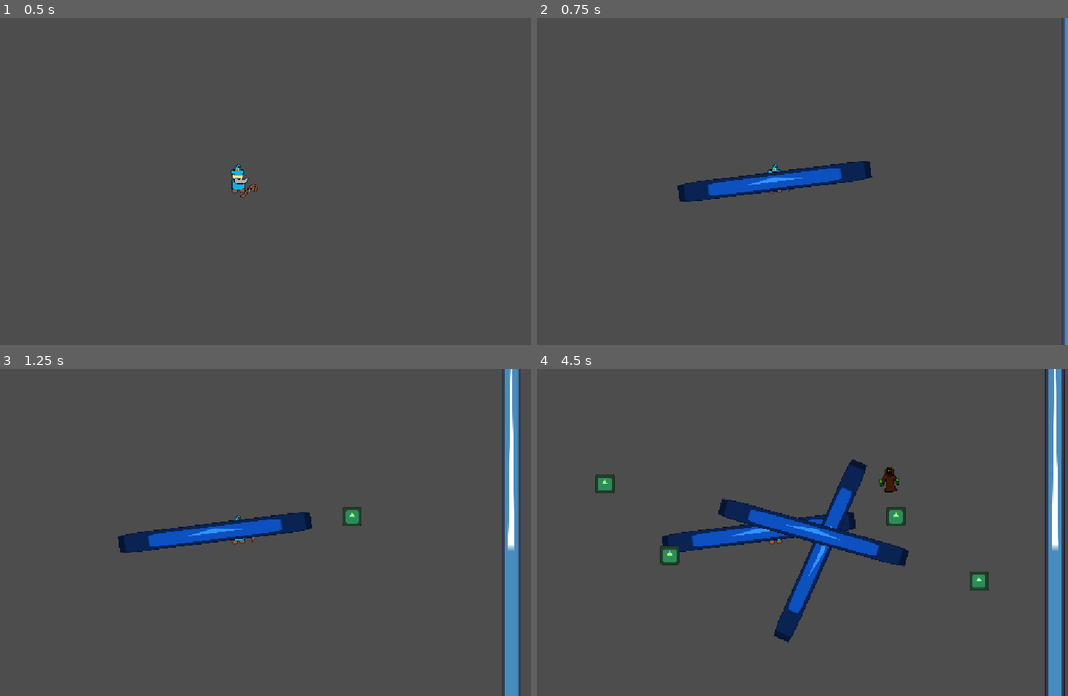
Above: before the commit, frames 1-4 (two rows, left to right).
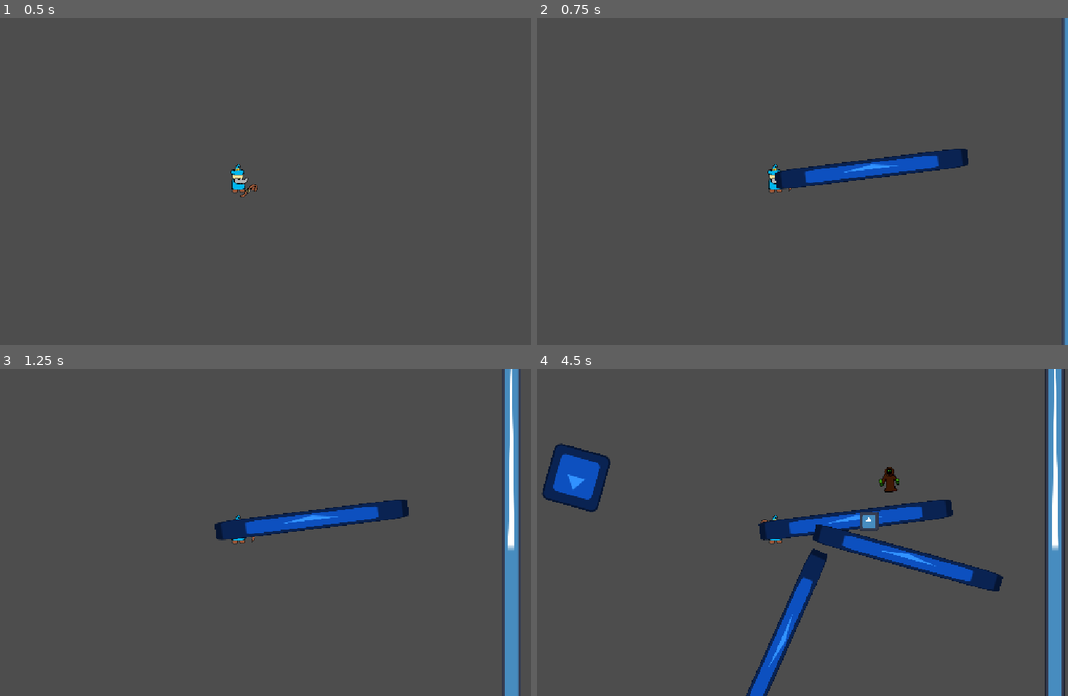
Above: after the commit, the same moments.

Repository: LeyuDing/SteelHacks2026
Game: Godot game, scene res://Scenes/main_scene.tscn
Same seed, same stepped clock (60 frames per second), same inputs: the game is played once before the commit and once after it. The engine's default icon, where the game draws it, is replaced by a stand-in: a white triangle on a blue panel in a dark square.
Inputs (mouse positions are in pixels of both pictures, inside the frame that each line leads up to):
- Up to frame 1 (0.5 s): no input
- Up to frame 2 (0.75 s): tap Enter at 0.5 s; move the mouse to (903, 165) at 0.52 s; hold Right (ui_right) from 0.53 s (still down); tap 1 (ui_spell1) at 0.6 s
- Up to frame 3 (1.25 s): keep holding Right (ui_right); tap 2 (ui_spell2) at 0.8 s
- Up to frame 4 (4.5 s): move the mouse to (659, 548) at 1.27 s; release Right (ui_right) at 1.28 s; hold Down (ui_down) 1.28-2.03 s; tap 2 (ui_spell2) at 1.35, 3.8, 4.35 s; tap 3 (ui_spell3) at 1.55, 2.1 s; move the mouse to (834, 460) at 2.02 s; hold Right (ui_right) 2.03-2.78 s; tap 4 (ui_spell4) at 2.3, 2.85 s; move the mouse to (749, 597) at 2.77 s; hold Up (ui_up) 2.78-3.53 s; tap 1 (ui_spell1) at 3.05, 3.6 s; move the mouse to (951, 581) at 3.52 s; hold Left (ui_left) from 3.53 s (still down); move the mouse to (600, 483) at 4.27 s

Frame 1 is identical in both runs. In frame 2, 2.8% of the frame differs, in the area x 26-82%, y 40-57%; in frame 3, 2.8%; in frame 4, 9.3%, in the area x 0-88%, y 22-100%.

Commit message:
Made exp drops + leveling up + implemented some more spell features

Diff:
--- /dev/null
+++ b/Scenes/exp_drop.gd
@@ -0,0 +1,7 @@
+extends Sprite2D
+
+
+
+func _on_area_2d_body_entered(body: Node2D) -> void:
+	body.exp += 1
+	queue_free()
--- /dev/null
+++ b/Scenes/exp_drop.tscn
@@ -0,0 +1,20 @@
+[gd_scene format=3 uid="uid://h6x6sjpq64nw"]
+
+[ext_resource type="Texture2D" uid="uid://528og3rokxnr" path="res://icon.svg" id="1_8utff"]
+[ext_resource type="Script" uid="uid://255jqfe438ae" path="res://Scenes/exp_drop.gd" id="2_i8c68"]
+
+[sub_resource type="CircleShape2D" id="CircleShape2D_ia7du"]
+
+[node name="ExpDrop" type="Sprite2D" unique_id=2096529015]
+texture = ExtResource("1_8utff")
+script = ExtResource("2_i8c68")
+
+[node name="Area2D" type="Area2D" parent="." unique_id=645468695]
+collision_layer = 0
+collision_mask = 2
+
+[node name="CollisionShape2D" type="CollisionShape2D" parent="Area2D" unique_id=1491879385]
+scale = Vector2(7, 7)
+shape = SubResource("CircleShape2D_ia7du")
+
+[connection signal="body_entered" from="Area2D" to="." method="_on_area_2d_body_entered"]
--- a/Scenes/player_character.tscn
+++ b/Scenes/player_character.tscn
@@ -2,7 +2,7 @@
 
 [ext_resource type="Script" uid="uid://cum60occ0fij5" path="res://Scripts/character_body_2d.gd" id="1_cmdk4"]
 [ext_resource type="Texture2D" uid="uid://g77chtxb4oqm" path="res://Assets/wizard/light_wizard_staff.png" id="2_wko77"]
-[ext_resource type="Script" uid="uid://cmwwvycj3kyi1" path="res://Scenes/staff.gd" id="3_pb3n0"]
+[ext_resource type="Script" uid="uid://cmwwvycj3kyi1" path="res://Scripts/staff.gd" id="3_pb3n0"]
 [ext_resource type="Texture2D" uid="uid://botj4i71ikm4g" path="res://Assets/wizard/light_wizard_body.png" id="4_ons1q"]
 
 [sub_resource type="CircleShape2D" id="CircleShape2D_ia7du"]
@@ -14,6 +14,7 @@
 point_count = 6
 
 [node name="PlayerCharacter" type="CharacterBody2D" unique_id=461456606]
+collision_layer = 3
 script = ExtResource("1_cmdk4")
 
 [node name="CollisionShape2D" type="CollisionShape2D" parent="." unique_id=367670261]
--- a/Scenes/rectangle_spell.tscn
+++ b/Scenes/rectangle_spell.tscn
@@ -10,13 +10,11 @@
 script = ExtResource("1_7t21j")
 
 [node name="Sprite2D" type="Sprite2D" parent="." unique_id=70735943]
+position = Vector2(64, -4)
 texture = ExtResource("1_eovn4")
 
-[node name="Timer" type="Timer" parent="." unique_id=907333649]
-wait_time = 0.1
-autostart = true
-
 [node name="Area2D" type="Area2D" parent="." unique_id=991142040]
+position = Vector2(64, -4)
 collision_layer = 0
 collision_mask = 4
 
@@ -24,5 +22,9 @@
 scale = Vector2(7, 7)
 shape = SubResource("RectangleShape2D_m5cyh")
 
+[node name="Timer" type="Timer" parent="." unique_id=907333649]
+wait_time = 0.1
+autostart = true
+
+[connection signal="body_entered" from="Area2D" to="." method="_on_area_2d_body_entered"]
 [connection signal="timeout" from="Timer" to="." method="_on_timer_timeout"]
-[connection signal="body_entered" from="Area2D" to="." method="_on_area_2d_body_entered"]
--- a/Scenes/test_enemy.tscn
+++ b/Scenes/test_enemy.tscn
@@ -1,6 +1,6 @@
 [gd_scene format=3 uid="uid://bwacg5k2wg75x"]
 
-[ext_resource type="Script" uid="uid://bfrdlo5ful057" path="res://Scenes/test_enemy.gd" id="1_bs22l"]
+[ext_resource type="Script" uid="uid://bfrdlo5ful057" path="res://Scripts/test_enemy.gd" id="1_bs22l"]
 [ext_resource type="Texture2D" uid="uid://bm4sshy325wyf" path="res://Assets/wizard/shadow_wiz_red.png" id="2_bs22l"]
 
 [sub_resource type="CircleShape2D" id="CircleShape2D_ia7du"]
--- a/Scripts/character_body_2d.gd
+++ b/Scripts/character_body_2d.gd
@@ -2,12 +2,21 @@
 
 
 const SPEED = 300.0
+
+@export var exp : int = 0
+var expCap = 1
 
 func _onready():
 	# Makes the camera attach to the player the main one
 	$Camera2D.make_current()
 
 func _physics_process(delta: float) -> void:
+
+	if exp >= expCap:
+		print("level up")
+		expCap = 2 * expCap
+		exp = 0
+
 	# Get the input direction and handle the movement/deceleration.
 	# As good practice, you should replace UI actions with custom gameplay actions.
 	var direction := Vector2(Input.get_axis("ui_left", "ui_right"),
--- a/Scripts/main_scene.gd
+++ b/Scripts/main_scene.gd
@@ -16,45 +16,76 @@
 #  "width" : float,
 #  "height" : float}
 
+var spell1 = null
+var spell2 = null
+var spell3 = null
+var spell4 = null
+
 # Called when the node enters the scene tree for the first time.
 func _ready() -> void:
-	pass
+	spell1 = {"element" : "ice",
+			  "damage" : 1.0,
+			  "cooldown" : 5.0,
+			  "duration" : 10.0,
+			  "projectile" : false,
+			  "aoe" : "rectangle",
+			  "origin" : "self",
+			  "width" : 10.0,
+			  "height" : 1.0}
+	spell2 = {"element" : "fire",
+			  "damage" : 2.0,
+			  "cooldown" : 1.0,
+			  "duration" : 0.1,
+			  "projectile" : true,
+			  "aoe" : "rectangle",
+			  "origin" : "mouse",
+			  "width" : 3.0,
+			  "height" : 3.0}
+
 
 # Called every frame. 'delta' is the elapsed time since the previous frame.
 func _process(delta: float) -> void:
 
-	if Input.is_action_just_released("ui_spell1"):
-		spell_caster({"damage" : 1.0, "duration" : 10.0, "aoe" : "rectangle", "origin" : "self", "width" : 10.0, "height" : 1.0})
+	if Input.is_action_just_released("ui_spell1") && spell1 != null:
+		spell_caster(spell1)
 
-	if Input.is_action_just_released("ui_spell2"):
-		spell_caster({"damage" : 1.0, "duration" : 10.0, "aoe" : "circle", "origin" : "mouse", "width" : 1.0, "height" : 1.0})
+	if Input.is_action_just_released("ui_spell2") && spell2 != null:
+		spell_caster(spell2)
 
-	if Input.is_action_just_released("ui_spell3"):
-		spell_caster({"damage" : 10.0, "duration" : 0.1, "aoe" : "rectangle", "origin" : "mouse", "width" : 1.0, "height" : 2.0})
+	if Input.is_action_just_released("ui_spell3") && spell3 != null:
+		spell_caster(spell3)
 
-	if Input.is_action_just_released("ui_spell4"):
-		spell_caster({"damage" : 10.0, "duration" : 0.1, "aoe" : "circle", "origin" : "self", "width" : 2.0, "height" : 2.0})
+	if Input.is_action_just_released("ui_spell4") && spell4 != null:
+		spell_caster(spell4)
 
 
 func spell_caster(properties: Dictionary):
 
 	var spell_instance
 
+	#aoe
 	if properties["aoe"] == "rectangle":
 		spell_instance = rectangleSpell.instantiate()
 		spell_instance.look_at(get_global_mouse_position() - player.global_position)
 	if properties["aoe"] == "circle":
 		spell_instance = circleSpell.instantiate()
 
-	if properties["origin"] == "self":
-		spell_instance.position = player.position
-
-	if properties["origin"] == "mouse":
-		spell_instance.position = get_global_mouse_position()
-
+	#basic attributes
+	spell_instance.element = properties["element"]
 	spell_instance.damage = properties["damage"]
 	spell_instance.duration = properties["duration"]
 
 	spell_instance.scale = Vector2(int(properties["width"]), int(properties["height"]))
 
+	#instantiation point
+	if properties["origin"] == "self":
+		spell_instance.position = player.position
+
+		if properties["aoe"] == "rectangle":
+			var offset = properties["width"] / 2.0
+			spell_instance.global_position += Vector2.RIGHT.rotated(spell_instance.rotation) * offset
+
+	if properties["origin"] == "mouse":
+		spell_instance.position = get_global_mouse_position()
+
 	add_child(spell_instance)
--- a/Scenes/test_enemy.gd
+++ b/Scripts/test_enemy.gd
@@ -7,6 +7,8 @@
 @onready var player =  get_parent().get_parent().get_node("PlayerCharacter")
 @onready var navAgent = $NavigationAgent2D
 
+const exp = preload("res://Scenes/exp_drop.tscn")
+
 func _ready():
 	modulate = Color(randf(), randf(), randf(), 1.0)
 	make_path()
@@ -14,6 +16,9 @@
 func _physics_process(delta: float) -> void:
 
 	if HP <= 0:
+		var expDrop = exp.instantiate()
+		expDrop.global_position = global_position
+		get_parent().add_child(expDrop)
 		queue_free()
 
 	var direction = to_local(navAgent.get_next_path_position()).normalized()
Not shown, added: Assets/floors/arcade_floor.png.import
Not shown, added: Assets/floors/dollar_floor.png.import
Not shown, added: Assets/floors/laundry_floor.png.import
Not shown, added: Assets/floors/mattress_firm_floor.png.import
Not shown, added: Scenes/exp_drop.gd.uid
Renamed: Scenes/staff.gd -> Scripts/staff.gd
Renamed: Scenes/staff.gd.uid -> Scripts/staff.gd.uid
Renamed: Scenes/test_enemy.gd.uid -> Scripts/test_enemy.gd.uid
